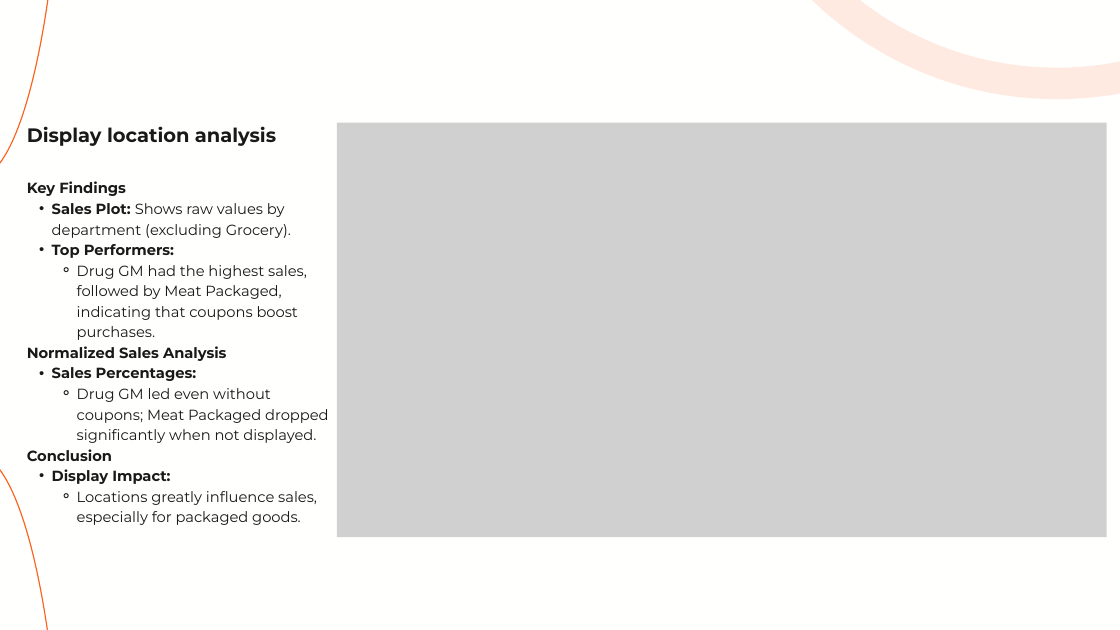
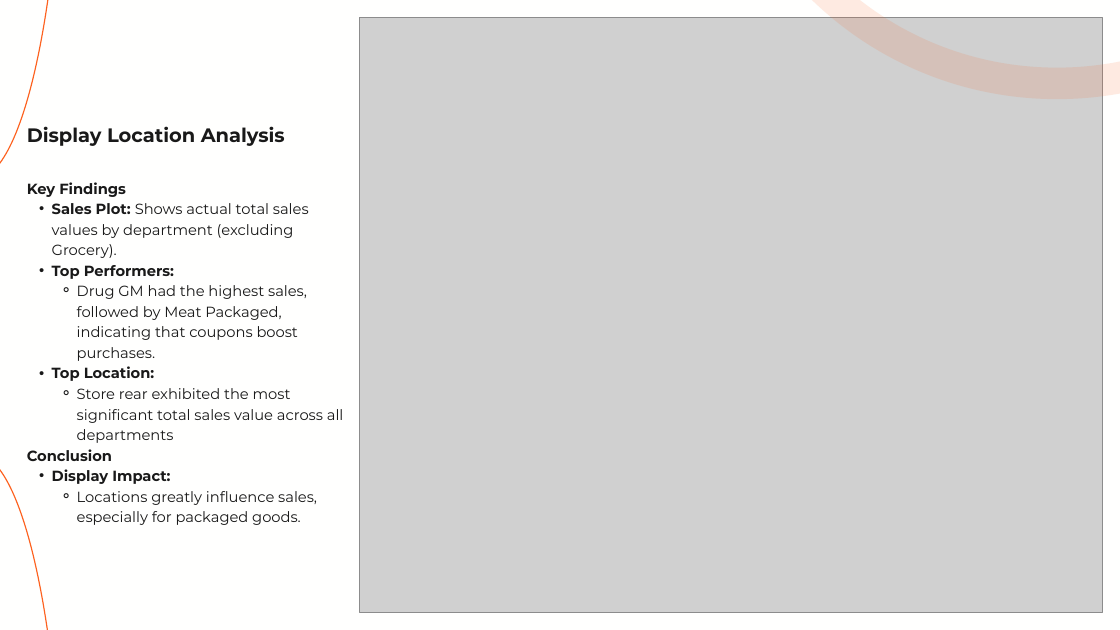
Before and after one commit to ezishr/BANA4080, a slide deck: slide 4 of BANA4080_midterm_project/Midterm Project.pptx. Drawn at 1120x630 pixels with LibreOffice and Linux fonts; fonts in the diff are those of the drawing; grey boxes stand for pictures. Boxes give left, top, right and bottom in pixels: in the first picture for what was removed or moved away, otherwise in the second. Text is boxed around its words. In the diff, an @@ line names an element or a change of style, - is before the commit and + after.

```diff
--- a/BANA4080_midterm_project/Midterm Project.pptx
+++ b/BANA4080_midterm_project/Midterm Project.pptx
@@ picture: place and size @@
-picture at <box>337,123,1107,538</box>
+picture at <box>360,18,1103,612</box>
@@ text at <box>27,126,285,146</box>: text changed @@
-Display location analysis
+Display Location Analysis
@@ text at <box>52,203,309,258</box>: text changed @@
-  • Sales Plot: Shows raw values by department (excluding Grocery).
+  • Sales Plot: Shows actual total sales values by department (excluding Grocery).
@@ text at <box>52,366,344,443</box>: text changed @@
-Normalized Sales Analysis
-  • Sales Percentages:
-    ⚬ Drug GM led even without coupons; Meat Packaged dropped significantly when not displayed.
+  • Top Location:
+    ⚬ Store rear exhibited the most significant total sales value across all departments
```
Also in this commit, not shown: 4 other slides changed, 4 slides added, 2 slides removed, 9 other files.
